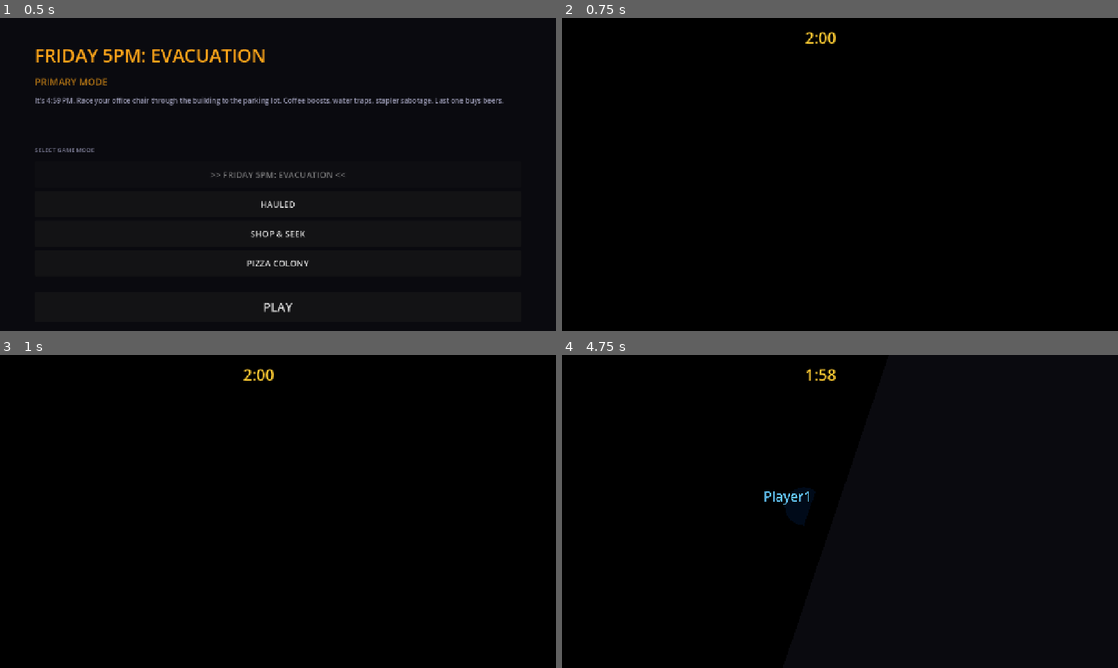
Above: before the commit, frames 1-4 (two rows, left to right).
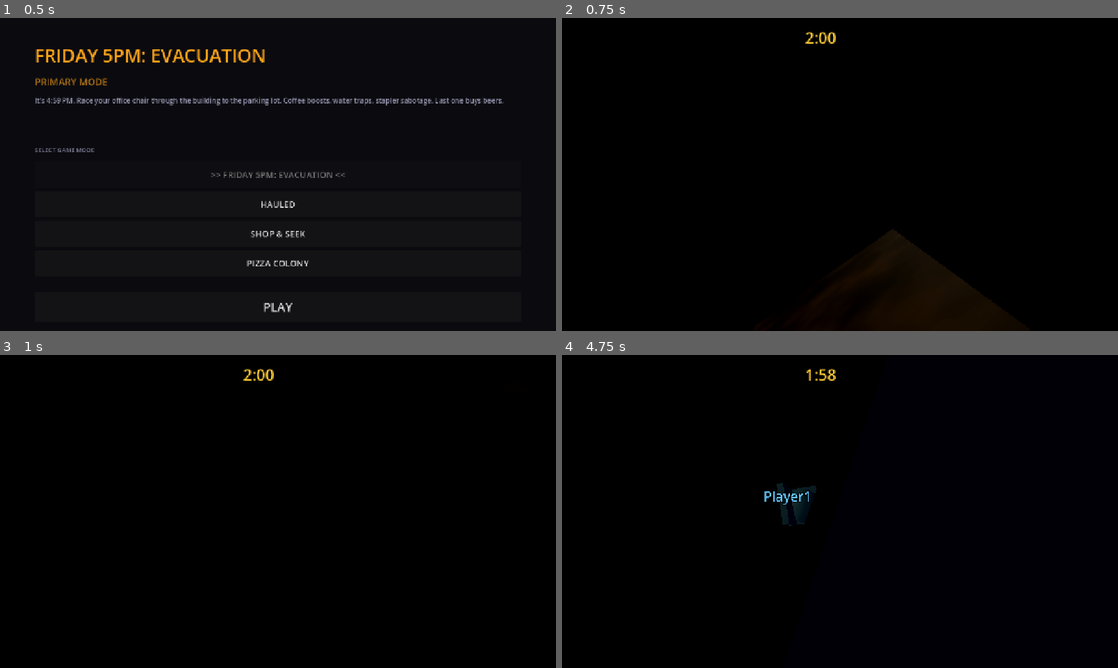
Above: after the commit, the same moments.

Repository: jiracipika/friday-evacuation
Game: Godot game, scene res://scenes/Main.tscn
Two runs of this game, one before a commit and one after it. Both use one fixed random seed, a clock stepped at 60 frames per second and the inputs below.
Inputs:
- Up to frame 1 (0.5 s): no input
- Up to frame 2 (0.75 s): click "PLAY" at 0.5 s
- Up to frame 3 (1 s): no input
- Up to frame 4 (4.75 s): tap Enter at 1.25, 2.75, 4.25 s; hold W (move_forward) 1.28-2.78 s; tap E (action) at 1.35, 3.6 s; tap Space (boost) at 2, 2.1, 3.5, 4.35 s; hold A (move_left) 2.78-4.28 s; tap Q (sabotage) at 2.85 s; hold S (move_back) from 4.28 s (still down)

Frame 1 is identical in both runs. In frame 2, 1.5% of the frame differs, in the area x 51-76%, y 67-100%; in frame 3, less than 0.1%; in frame 4, 0.2%.

Commit message:
Implement Phase 1 visual identity and atmosphere
- Procedural carpet and wood materials with deterministic noise textures
- Warm ceiling light grid and emissive fluorescent fixtures on all floors
- Environment fog, ambient tuning, and glow/bloom
- Code-built office chair with seat, backrest, gas stem, five-star base, and wheels
- Floating emissive coffee cup power-ups with handles, coffee surface, and lights
- Added PowerUpVisual script and expanded BootTest coverage to 13 checks

Diff:
--- a/scripts/BootTest.gd
+++ b/scripts/BootTest.gd
@@ -10,6 +10,7 @@
 	var scripts = [
 		"res://scripts/PlayerChair.gd",
 		"res://scripts/SabotageTrap.gd",
+		"res://scripts/PowerUpVisual.gd",
 		"res://scripts/Hauled.gd",
 		"res://scripts/ShopSeek.gd",
 		"res://scripts/PizzaColony.gd",
--- a/scripts/Evacuation.gd
+++ b/scripts/Evacuation.gd
@@ -98,6 +98,7 @@
 	_build_floor(Vector3(0, 6, 0), Color(0.18, 0.15, 0.20))
 	_build_floor(Vector3(0, 12, 0), Color(0.13, 0.16, 0.20))
 	_build_floor(Vector3(0, 18, 0), Color(0.10, 0.18, 0.15))
+	_setup_environment()
 
 	_build_ramp(Vector3(8, 0, 20), Vector3(8, 6, 20))
 	_build_ramp(Vector3(-8, 6, 20), Vector3(-8, 12, 20))
@@ -121,11 +122,10 @@
 	var mesh = BoxMesh.new()
 	mesh.size = Vector3(40, 0.2, 40)
 	mesh_inst.mesh = mesh
-	var mat = StandardMaterial3D.new()
-	mat.albedo_color = color
-	mat.roughness = 0.8
+	var mat = _make_carpet_material(color)
 	mesh_inst.material_override = mat
 	floor_node.add_child(mesh_inst)
+	_spawn_ceiling_lights(pos)
 
 	for i in range(4):
 		var wall = StaticBody3D.new()
@@ -142,11 +142,88 @@
 		var wall_m = BoxMesh.new()
 		wall_m.size = Vector3(40, 3, 0.3)
 		wall_mesh.mesh = wall_m
-		var wall_mat = StandardMaterial3D.new()
-		wall_mat.albedo_color = color.darkened(0.3)
-		wall_mat.roughness = 0.9
+		var wall_mat = _make_wall_material(color)
 		wall_mesh.material_override = wall_mat
 		wall.add_child(wall_mesh)
+
+func _make_carpet_material(base_color: Color) -> StandardMaterial3D:
+	var mat = StandardMaterial3D.new()
+	mat.albedo_color = base_color
+	mat.roughness = 0.95
+	mat.metallic = 0.0
+	var noise = FastNoiseLite.new()
+	noise.noise_type = FastNoiseLite.TYPE_SIMPLEX
+	noise.frequency = 0.08
+	var texture = NoiseTexture2D.new()
+	texture.width = 256
+	texture.height = 256
+	texture.seamless = true
+	texture.noise = noise
+	mat.albedo_texture = texture
+	return mat
+
+func _make_wall_material(base_color: Color) -> StandardMaterial3D:
+	var mat = StandardMaterial3D.new()
+	mat.albedo_color = base_color.darkened(0.3)
+	mat.roughness = 0.88
+	return mat
+
+func _make_wood_material() -> StandardMaterial3D:
+	var mat = StandardMaterial3D.new()
+	mat.albedo_color = Color(0.35, 0.24, 0.14)
+	mat.roughness = 0.72
+	mat.metallic = 0.0
+	var noise = FastNoiseLite.new()
+	noise.noise_type = FastNoiseLite.TYPE_SIMPLEX
+	noise.frequency = 0.045
+	var texture = NoiseTexture2D.new()
+	texture.width = 128
+	texture.height = 128
+	texture.seamless = true
+	texture.noise = noise
+	mat.albedo_texture = texture
+	return mat
+
+func _spawn_ceiling_lights(floor_pos: Vector3) -> void:
+	var light_group = Node3D.new()
+	light_group.name = "CeilingLights_%s" % str(int(floor_pos.y))
+	add_child(light_group)
+
+	for x in [-12.0, 0.0, 12.0]:
+		for z in [-12.0, 0.0, 12.0]:
+			var light = OmniLight3D.new()
+			light.position = floor_pos + Vector3(x, 3.0, z)
+			light.light_color = Color(1.0, 0.88, 0.68)
+			light.light_energy = 0.35
+			light.omni_range = 16.0
+			light.shadow_enabled = false
+			light_group.add_child(light)
+
+			var fixture = MeshInstance3D.new()
+			fixture.position = floor_pos + Vector3(x, 2.92, z)
+			var fixture_mesh = BoxMesh.new()
+			fixture_mesh.size = Vector3(3.0, 0.06, 0.22)
+			fixture.mesh = fixture_mesh
+			var fixture_mat = StandardMaterial3D.new()
+			fixture_mat.albedo_color = Color(0.95, 0.9, 0.72)
+			fixture_mat.emission_enabled = true
+			fixture_mat.emission = Color(1.0, 0.72, 0.35)
+			fixture_mat.emission_energy_multiplier = 1.4
+			fixture.material_override = fixture_mat
+			light_group.add_child(fixture)
+
+func _setup_environment() -> void:
+	var world = get_node_or_null("WorldEnvironment") as WorldEnvironment
+	if not world or not world.environment:
+		return
+	var env = world.environment
+	env.ambient_light_energy = 0.32
+	env.fog_enabled = true
+	env.fog_density = 0.008
+	env.fog_aerial_perspective = 0.5
+	env.glow_enabled = true
+	env.glow_intensity = 0.7
+	env.glow_strength = 0.8
 
 func _build_ramp(from_pos: Vector3, to_pos: Vector3) -> void:
 	var ramp = StaticBody3D.new()
@@ -202,9 +279,7 @@
 	var mesh = BoxMesh.new()
 	mesh.size = Vector3(2, 1.2, 1)
 	mesh_inst.mesh = mesh
-	var mat = StandardMaterial3D.new()
-	mat.albedo_color = Color(0.35, 0.3, 0.25)
-	mat.roughness = 0.7
+	var mat = _make_wood_material()
 	mesh_inst.material_override = mat
 	desk.add_child(mesh_inst)
 
@@ -226,6 +301,7 @@
 
 func _make_powerup() -> Area3D:
 	var pu = Area3D.new()
+	pu.set_script(load("res://scripts/PowerUpVisual.gd"))
 
 	var col = CollisionShape3D.new()
 	var shape = SphereShape3D.new()
@@ -233,18 +309,51 @@
 	col.shape = shape
 	pu.add_child(col)
 
-	var mesh_inst = MeshInstance3D.new()
-	var mesh = SphereMesh.new()
-	mesh.radius = 0.6
-	mesh.height = 1.2
-	mesh_inst.mesh = mesh
-	var mat = StandardMaterial3D.new()
-	mat.albedo_color = Color(0.8, 0.5, 0.2)
-	mat.emission_enabled = true
-	mat.emission = Color(1.0, 0.6, 0.1)
-	mat.emission_energy_multiplier = 1.5
-	mesh_inst.material_override = mat
-	pu.add_child(mesh_inst)
+	var cup_mat = StandardMaterial3D.new()
+	cup_mat.albedo_color = Color(0.92, 0.52, 0.12)
+	cup_mat.roughness = 0.45
+	cup_mat.emission_enabled = true
+	cup_mat.emission = Color(1.0, 0.34, 0.04)
+	cup_mat.emission_energy_multiplier = 1.2
+
+	var cup = MeshInstance3D.new()
+	var cup_mesh = CylinderMesh.new()
+	cup_mesh.top_radius = 0.34
+	cup_mesh.bottom_radius = 0.27
+	cup_mesh.height = 0.52
+	cup.mesh = cup_mesh
+	cup.position.y = 0.0
+	cup.material_override = cup_mat
+	pu.add_child(cup)
+
+	var coffee = MeshInstance3D.new()
+	var coffee_mesh = CylinderMesh.new()
+	coffee_mesh.top_radius = 0.27
+	coffee_mesh.bottom_radius = 0.27
+	coffee_mesh.height = 0.035
+	coffee.mesh = coffee_mesh
+	coffee.position.y = 0.27
+	var coffee_mat = StandardMaterial3D.new()
+	coffee_mat.albedo_color = Color(0.12, 0.045, 0.015)
+	coffee_mat.roughness = 0.3
+	coffee.material_override = coffee_mat
+	pu.add_child(coffee)
+
+	var handle = MeshInstance3D.new()
+	var handle_mesh = TorusMesh.new()
+	handle_mesh.inner_radius = 0.11
+	handle_mesh.outer_radius = 0.18
+	handle.mesh = handle_mesh
+	handle.position = Vector3(0.34, 0.0, 0.0)
+	handle.rotation.x = PI / 2.0
+	handle.material_override = cup_mat
+	pu.add_child(handle)
+
+	var glow = OmniLight3D.new()
+	glow.light_color = Color(1.0, 0.45, 0.08)
+	glow.light_energy = 0.65
+	glow.omni_range = 4.0
+	pu.add_child(glow)
 
 	pu.body_entered.connect(func(body):
 		if body.is_in_group("players"):
--- a/scripts/PlayerChair.gd
+++ b/scripts/PlayerChair.gd
@@ -24,6 +24,9 @@
 var can_move: bool = true
 var is_stunned: float = 0.0  # seconds remaining
 var smooth_facing: float = 0.0  # smoothed Y rotation for model
+var chair_wheels: Array[MeshInstance3D] = []
+var chair_seat: MeshInstance3D
+var chair_backrest: MeshInstance3D
 
 # Nodes
 @onready var mesh: MeshInstance3D = $ChairMesh
@@ -38,10 +41,8 @@
 
 	# Apply color to chair mesh
 	if mesh:
-		var mat = StandardMaterial3D.new()
-		mat.albedo_color = player_color
-		mat.roughness = 0.6
-		mesh.material_override = mat
+		mesh.visible = false
+	_build_chair_model()
 
 	# Set nametag
 	if nametag:
@@ -51,6 +52,73 @@
 	# Boost particles off by default
 	if boost_particles:
 		boost_particles.emitting = false
+
+func _build_chair_model() -> void:
+	if not model_parent:
+		return
+	var chair_root = Node3D.new()
+	chair_root.name = "ProceduralChair"
+	model_parent.add_child(chair_root)
+
+	var chair_mat = StandardMaterial3D.new()
+	chair_mat.albedo_color = player_color
+	chair_mat.roughness = 0.55
+	chair_mat.metallic = 0.05
+	var dark_mat = StandardMaterial3D.new()
+	dark_mat.albedo_color = Color(0.035, 0.04, 0.055)
+	dark_mat.roughness = 0.4
+	dark_mat.metallic = 0.65
+
+	chair_seat = MeshInstance3D.new()
+	chair_seat.name = "Seat"
+	var seat_mesh = BoxMesh.new()
+	seat_mesh.size = Vector3(0.9, 0.16, 0.82)
+	chair_seat.mesh = seat_mesh
+	chair_seat.position = Vector3(0, 0.28, 0)
+	chair_seat.material_override = chair_mat
+	chair_root.add_child(chair_seat)
+
+	chair_backrest = MeshInstance3D.new()
+	chair_backrest.name = "Backrest"
+	var back_mesh = BoxMesh.new()
+	back_mesh.size = Vector3(0.9, 0.95, 0.14)
+	chair_backrest.mesh = back_mesh
+	chair_backrest.position = Vector3(0, 0.75, 0.28)
+	chair_backrest.material_override = chair_mat
+	chair_root.add_child(chair_backrest)
+
+	var stem = MeshInstance3D.new()
+	var stem_mesh = CylinderMesh.new()
+	stem_mesh.top_radius = 0.07
+	stem_mesh.bottom_radius = 0.09
+	stem_mesh.height = 0.48
+	stem.mesh = stem_mesh
+	stem.position = Vector3(0, 0.02, 0)
+	stem.material_override = dark_mat
+	chair_root.add_child(stem)
+
+	for i in range(5):
+		var angle = float(i) * TAU / 5.0
+		var arm = MeshInstance3D.new()
+		var arm_mesh = BoxMesh.new()
+		arm_mesh.size = Vector3(0.1, 0.07, 0.62)
+		arm.mesh = arm_mesh
+		arm.position = Vector3(sin(angle) * 0.25, -0.22, cos(angle) * 0.25)
+		arm.rotation.y = angle
+		arm.material_override = dark_mat
+		chair_root.add_child(arm)
+
+		var wheel = MeshInstance3D.new()
+		wheel.name = "Wheel_%d" % i
+		var wheel_mesh = SphereMesh.new()
+		wheel_mesh.radius = 0.105
+		wheel_mesh.height = 0.21
+		wheel.mesh = wheel_mesh
+		wheel.position = Vector3(sin(angle) * 0.58, -0.28, cos(angle) * 0.58)
+		wheel.material_override = dark_mat
+		wheel.add_to_group("chair_wheels")
+		chair_root.add_child(wheel)
+		chair_wheels.append(wheel)
 
 func _physics_process(delta: float) -> void:
 	if not can_move:
--- /dev/null
+++ b/scripts/PowerUpVisual.gd
@@ -0,0 +1,12 @@
+extends Area3D
+
+var base_y: float = 0.0
+var time_offset: float = 0.0
+
+func _ready() -> void:
+	base_y = position.y
+	time_offset = float(get_instance_id() % 1000) * 0.01
+
+func _process(delta: float) -> void:
+	rotation.y += delta * 1.8
+	position.y = base_y + sin(Time.get_ticks_msec() * 0.003 + time_offset) * 0.22
